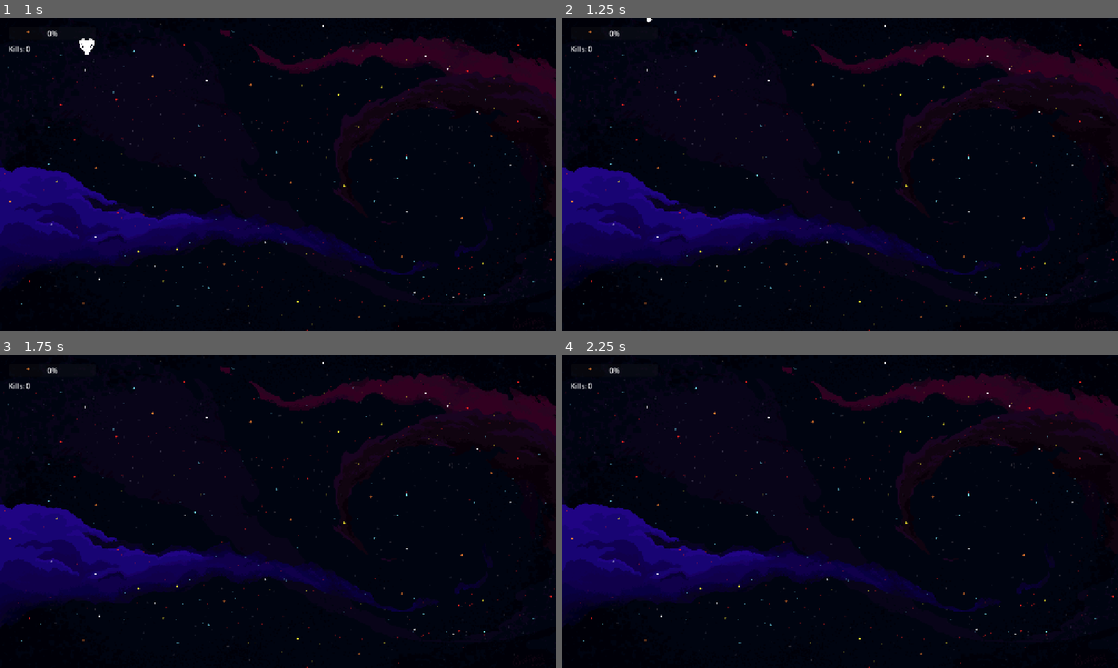
Above: before the commit, frames 1-4 (two rows, left to right).
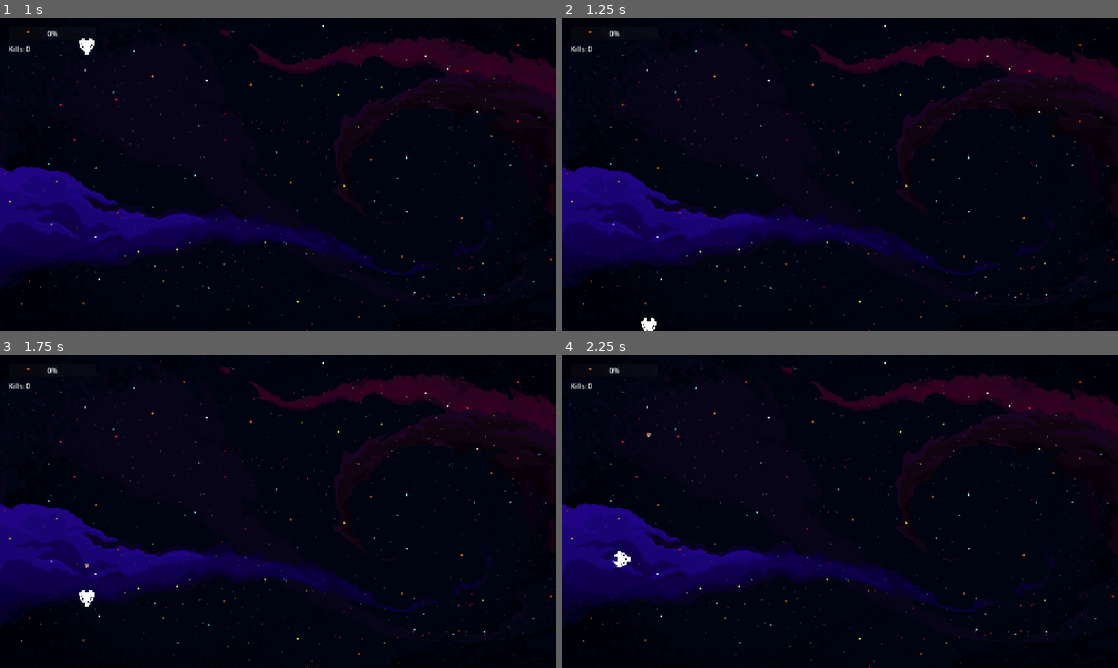
Above: after the commit, the same moments.

Repository: Asstro-Party/turbo-octo-guacamole
Game: Godot game, scene res://scenes/main.tscn
Same seed, same stepped clock (60 frames per second), same inputs: the game is played once before the commit and once after it.
Inputs (mouse positions are in pixels of both pictures, inside the frame that each line leads up to):
- Up to frame 1 (1 s): tap Enter at 0.5 s; move the mouse to (250, 237) at 0.52 s; hold W (move_up) from 0.53 s (still down); click (250, 237) at 0.67 s; tap Space at 0.77 s
- Up to frame 2 (1.25 s): keep holding W (move_up)
- Up to frame 3 (1.75 s): keep holding W (move_up); move the mouse to (444, 558) at 1.27 s; tap Space at 1.52 s
- Up to frame 4 (2.25 s): move the mouse to (673, 464) at 2.02 s; release W (move_up) at 2.03 s; hold A (move_left) from 2.03 s (still down)

Frame 1 is identical in both runs. In frame 2, less than 0.1% of the frame differs, in the area x 14-17%, y 0-100%; in frame 3, 0.1%, in the area x 14-17%, y 66-81%; in frame 4, 0.1%.

Commit message:
performance improvements

Diff:
--- a/godot-game/project.godot
+++ b/godot-game/project.godot
@@ -20,6 +20,7 @@
 window/size/viewport_width=1280
 window/size/viewport_height=720
 window/stretch/mode="canvas_items"
+window/vsync/vsync_mode=0
 
 [input]
 
@@ -44,7 +45,13 @@
 ]
 }
 
+[physics]
+
+common/physics_ticks_per_second=60
+common/physics_jitter_fix=0.0
+
 [rendering]
 
 renderer/rendering_method="gl_compatibility"
 renderer/rendering_method.mobile="gl_compatibility"
+environment/defaults/default_clear_color=Color(0.05, 0.05, 0.1, 1)
--- a/godot-game/scripts/GameManager.gd
+++ b/godot-game/scripts/GameManager.gd
@@ -114,13 +114,12 @@
 func _on_game_state_received(state: Dictionary):
 	if not state.has("players"):
 		return
-	print("[DEBUG] Server state for all players:")
+	# Removed excessive debug logging for performance
 	var server_player_ids = []
 	for pid_str in state["players"].keys():
 		var pid = int(pid_str)
 		server_player_ids.append(pid)
 		var pdata = state["players"][pid_str]
-		print("  Player ", pid, ": pos=", pdata["position"], ", rot=", pdata["rotation"])
 		if not players.has(pid):
 			spawn_player(pid, pdata.get("username", "Player" + str(pid)), pid == local_player_id)
 		var player = players[pid]
@@ -133,13 +132,9 @@
 	# --- Bullet sync ---
 	if state.has("bullets"):
 		var server_bullets = state["bullets"]
-		# Debug: log incoming bullets count
-		print("[GameManager] Received server bullets count:", server_bullets.size())
 		var server_bullet_ids = []
 		for bullet_data in server_bullets:
 			var bid = bullet_data["id"]
-			# Debug: log each bullet id briefly
-			print("[GameManager] bullet id:", bid, "shooter:", bullet_data.get("shooterId"))
 			server_bullet_ids.append(bid)
 			if not bullets.has(bid):
 				var bullet_scene = preload("res://scenes/bullet.tscn")
@@ -153,8 +148,7 @@
 				var bullet = bullets[bid]
 				# The node may have been freed (e.g. bullet timed out and called queue_free()).
 				if not is_instance_valid(bullet):
-					# Debug: node was freed - recreate and log
-					print("[GameManager] Recreating freed bullet node for id:", bid)
+					# Recreate bullet without logging for performance
 					bullets.erase(bid)
 					var bullet_scene = preload("res://scenes/bullet.tscn")
 					var new_bullet = bullet_scene.instantiate()
@@ -174,11 +168,9 @@
 		for remove_bid in to_remove:
 			var node = bullets[remove_bid]
 			if is_instance_valid(node):
-				print("[GameManager] Removing bullet node for id:", remove_bid)
 				if node.get_parent():
 					node.get_parent().remove_child(node)
 				node.queue_free()
-			# Remove reference from map regardless
 			bullets.erase(remove_bid)
 
 	# Remove local player nodes that are not in the server state
@@ -189,14 +181,13 @@
 	for remove_pid in to_remove:
 		var node = players[remove_pid]
 		if is_instance_valid(node):
-			print("[GameManager] Removing player node for id:", remove_pid)
 			if node.get_parent():
 				node.get_parent().remove_child(node)
 			node.queue_free()
 		players.erase(remove_pid)
 
 func _on_kill_received(killer_id: int, victim_id: int):
-	print("Kill: ", killer_id, " killed ", victim_id)
+	# Removed logging for performance
 
 	if players.has(killer_id):
 		players[killer_id].kills += 1
--- a/godot-game/scripts/NetworkManager.gd
+++ b/godot-game/scripts/NetworkManager.gd
@@ -76,11 +76,10 @@
 func _handle_message(data: Dictionary):
 	match data.get("type", ""):
 		"joined":
-			print("[NetworkManager] Successfully joined game - Players in lobby:", data.get("players", []))
+			print("[NetworkManager] Successfully joined game")
 			if data.has("players"):
 				for pid in data["players"]:
 					if int(pid) != user_id:
-						print("[NetworkManager] Emitting player_joined for pid:", pid)
 						player_joined.emit(int(pid), "Player" + str(pid))
 		"player_joined":
 			player_joined.emit(data.get("userId"), data.get("username"))
@@ -88,8 +87,7 @@
 			game_started.emit()
 		"game_state":
 			latest_game_state = data.get("state", {})
-			var player_count = latest_game_state.get("players", {}).size() if latest_game_state.has("players") else 0
-			print("[NetworkManager] Received game_state - ", player_count, " players")
+			# Removed per-tick logging for performance
 			game_state_received.emit(latest_game_state)
 		"kill":
 			kill_received.emit(data.get("killerId"), data.get("victimId"))
--- a/godot-game/scripts/Player.gd
+++ b/godot-game/scripts/Player.gd
@@ -37,8 +37,6 @@
 	player_id = p_player_id
 	is_local_player = p_is_local
 	network_manager = p_network_manager
-
-	print("[Player] setup called - player_id:", player_id, " is_local:", is_local_player, " has_network_manager:", network_manager != null)
 
 	# Disable input for non-local players
 	set_process_input(is_local_player)
@@ -96,6 +94,9 @@
 		shoot()
 
 	move_and_slide()
+
+	# Wrap around screen edges
+	_wrap_position()
 
 func _input(event):
 	if not is_local_player:
@@ -140,10 +141,7 @@
 
 func take_damage(damage: int, attacker_id: int):
 	health -= damage
-	# Debug: log damage received
-	print("[Player] take_damage from:", attacker_id, "new_health:", health, "player_id:", player_id)
 	if health <= 0:
-		print("[Player] died: player_id:", player_id, "killer_id:", attacker_id)
 		die(attacker_id)
 
 func die(killer_id: int):
Not shown, changed: backend/src/websocket/gameServer.js
Not shown, changed: frontend/public/godot-game/index.html
Not shown, changed: frontend/public/godot-game/index.pck
Not shown, changed: frontend/src/pages/Lobby.jsx
